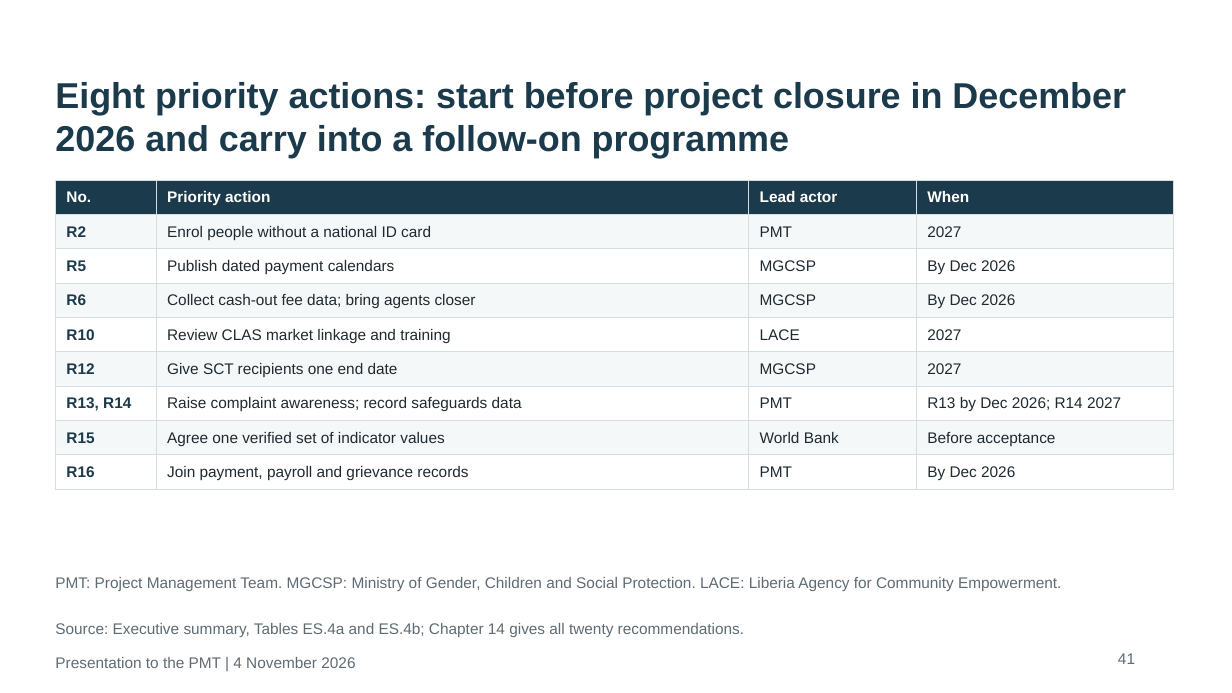
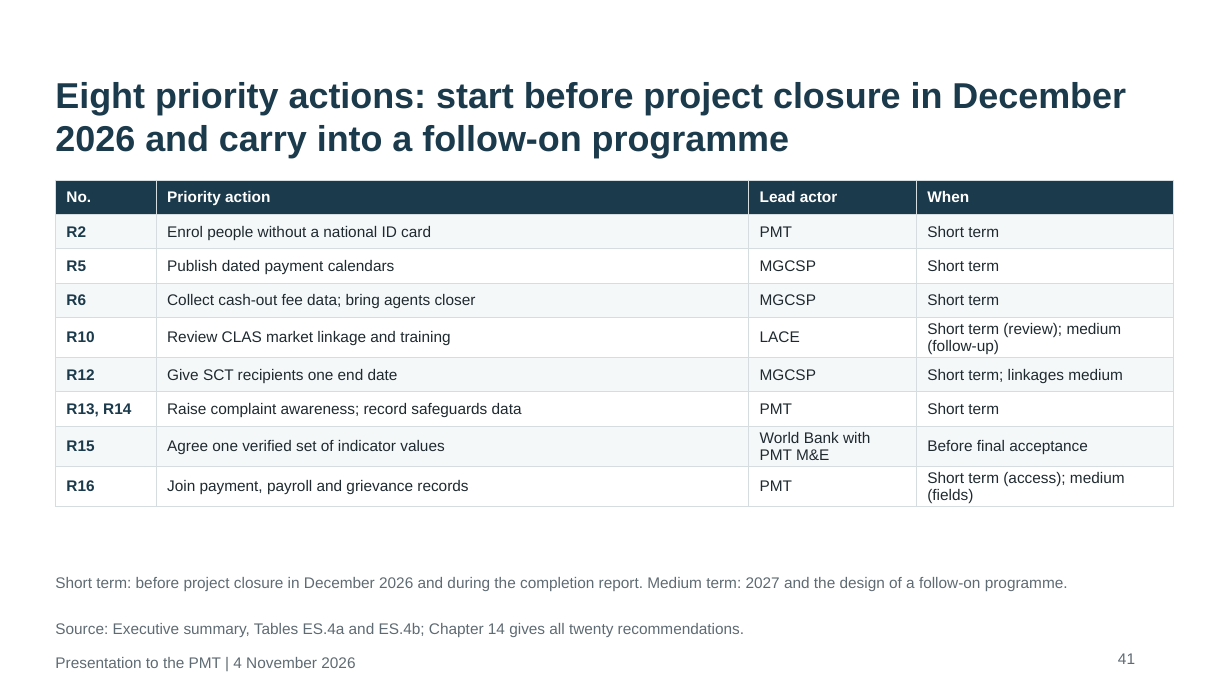
Before and after one commit to kokouekpinda/kokouekpinda, a slide deck: slide 45 of deliverables/REALISE_PMT_Presentation_v5.pptx. Drawn at 1232x693 pixels with LibreOffice and Linux fonts; fonts in the diff are those of the drawing. Boxes give left, top, right and bottom in pixels: in the first picture for what was removed or moved away, otherwise in the second. Text is boxed around its words. In the diff, an @@ line names an element or a change of style, - is before the commit and + after.

```diff
--- a/deliverables/REALISE_PMT_Presentation_v5.pptx
+++ b/deliverables/REALISE_PMT_Presentation_v5.pptx
@@ table at (55, 180, 1173, 507) @@
-row 2, column 4: 2027
+row 2, column 4: Short term
-row 3, column 4: By Dec 2026
+row 3, column 4: Short term
-row 4, column 4: By Dec 2026
+row 4, column 4: Short term
-row 5, column 4: 2027
+row 5, column 4: Short term (review); medium (follow-up)
-row 6, column 4: 2027
+row 6, column 4: Short term; linkages medium
-row 7, column 4: R13 by Dec 2026; R14 2027
+row 7, column 4: Short term
-row 8, column 3: World Bank
+row 8, column 3: World Bank with PMT M&E
-row 8, column 4: Before acceptance
+row 8, column 4: Before final acceptance
-row 9, column 4: By Dec 2026
+row 9, column 4: Short term (access); medium (fields)
@@ text at (55, 577, 1068, 591): text changed @@
-PMT: Project Management Team. MGCSP: Ministry of Gender, Children and Social Protection. LACE: Liberia Agency for Community Empowerment.
+Short term: before project closure in December 2026 and during the completion report. Medium term: 2027 and the design of a follow-on programme.
```
Also in this commit, not shown: 7 other slides changed.
